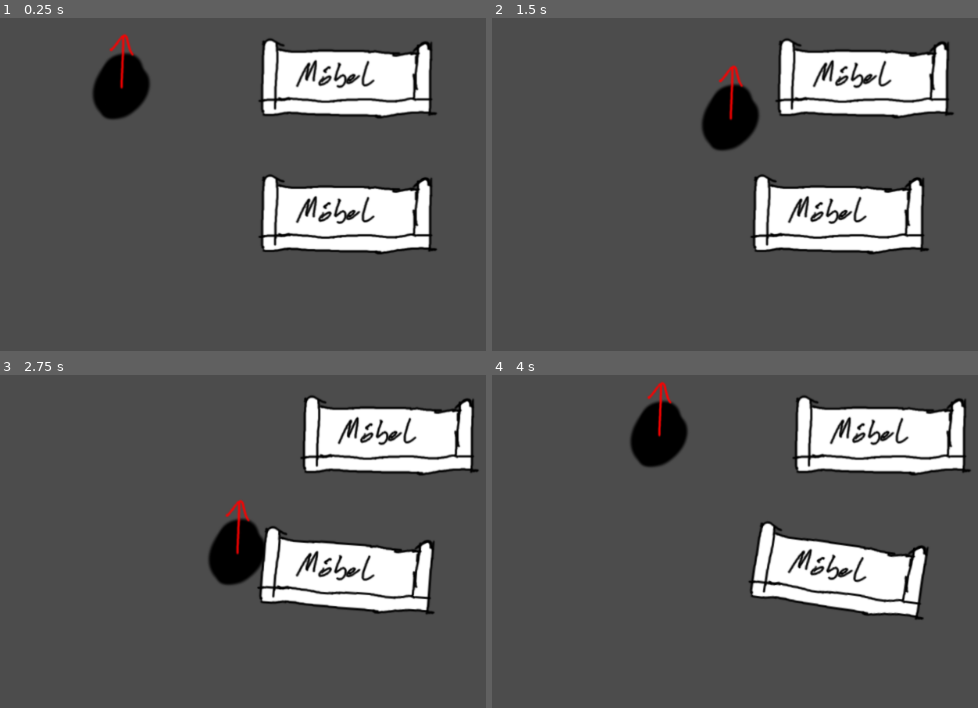
Above: before the commit, frames 1-4 (two rows, left to right).
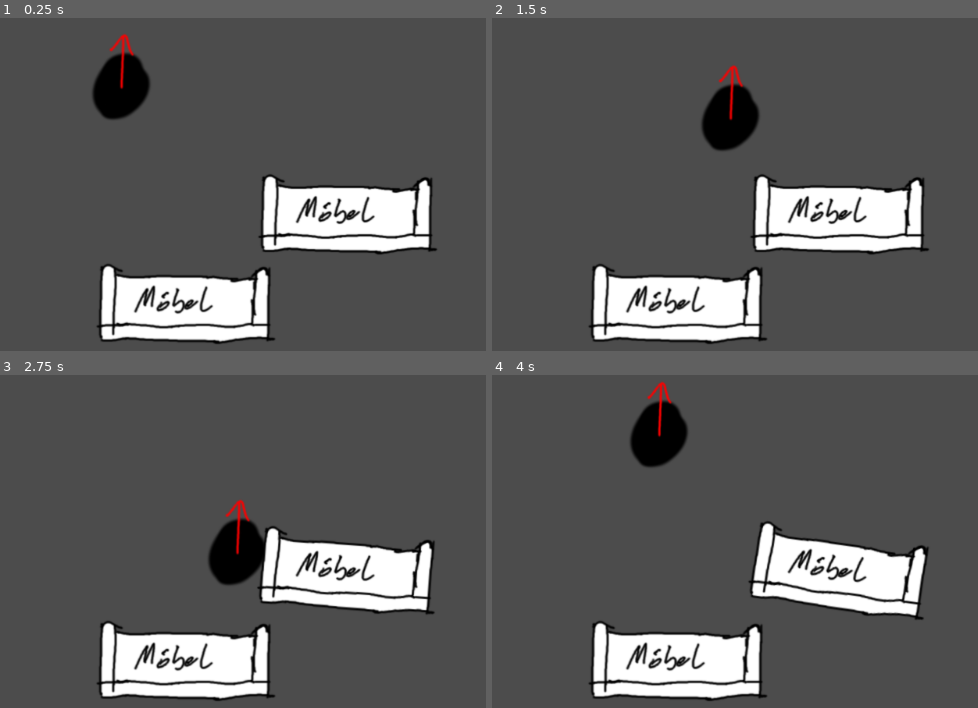
Above: after the commit, the same moments.

Repository: gingergenius/Spotify1962
Game: Godot game, scene res://game.tscn
Same seed, same stepped clock (60 frames per second), same inputs: the game is played once before the commit and once after it.
Inputs:
- Up to frame 1 (0.25 s): no input
- Up to frame 2 (1.5 s): tap Enter at 0.5 s; hold D (player_right) 0.53-1.28 s; hold Space (player_pull) 0.53-1.28 s; hold S (player_down) from 1.28 s (still down); tap Space (player_pull) at 1.35 s
- Up to frame 3 (2.75 s): release S (player_down) at 2.03 s; hold D (player_right) from 2.03 s (still down); hold Space (player_pull) from 2.03 s (still down)
- Up to frame 4 (4 s): release D (player_right) at 2.78 s; release Space (player_pull) at 2.78 s; hold W (player_up) 2.78-3.53 s; tap Space (player_pull) at 2.85 s; hold A (player_left) from 3.53 s (still down); hold Space (player_pull) from 3.53 s (still down)

The runs differ from the first frame. In frame 1, 14% of the frame differs, in the area x 19-90%, y 6-98%; in frame 2, 14%; in frame 3, 14%; in frame 4, 14%, in the area x 19-99%, y 6-98%.

Commit message:
Move furniture into separate objects

Diff:
--- a/game.tscn
+++ b/game.tscn
@@ -2,8 +2,8 @@
 
 [ext_resource path="res://scripts/player.gd" type="Script" id=1]
 [ext_resource path="res://images/player_prototype.png" type="Texture" id=2]
-[ext_resource path="res://images/furniture_placeholder.png" type="Texture" id=3]
-[ext_resource path="res://scripts/rotatable_funiture.gd" type="Script" id=4]
+[ext_resource path="res://objects/movable_funiture.tscn" type="PackedScene" id=3]
+[ext_resource path="res://objects/rotatable_furniture.tscn" type="PackedScene" id=4]
 
 [sub_resource type="CircleShape2D" id=1]
 
@@ -39,7 +39,6 @@
 
 [node name="furniture_collision_rigidbody" type="RigidBody2D" parent="player" index="2"]
 
-editor/display_folded = true
 input_pickable = false
 collision_layer = 2
 collision_mask = 1
@@ -66,61 +65,13 @@
 scale = Vector2( 1.2034, 1.2034 )
 shape = SubResource( 1 )
 
-[node name="movable_funiture" type="RigidBody2D" parent="." index="1"]
+[node name="furniture" type="Node2D" parent="." index="1"]
 
-editor/display_folded = true
-position = Vector2( 448.534, 241.819 )
-input_pickable = false
-collision_layer = 1
-collision_mask = 1
-mode = 2
-mass = 2.0
-friction = 1.0
-bounce = 0.0
-gravity_scale = 1.0
-custom_integrator = false
-continuous_cd = 0
-contacts_reported = 0
-contact_monitor = false
-sleeping = false
-can_sleep = true
-linear_velocity = Vector2( 0, 0 )
-linear_damp = 4.0
-angular_velocity = 0.0
-angular_damp = 1.0
-_sections_unfolded = [ "Angular", "Linear" ]
+[node name="movable_funiture" parent="furniture" index="0" instance=ExtResource( 3 )]
 
-[node name="CollisionPolygon2D" type="CollisionPolygon2D" parent="movable_funiture" index="0"]
+editor/display_folded = false
+position = Vector2( 241.43, 530.945 )
 
-build_mode = 0
-polygon = PoolVector2Array( -91.6995, -34.567, -96.0013, -47.831, -106.039, -46.397, -109.982, 41.0735, -107.114, 48.2432, -76.2845, 45.3753, -23.9456, 47.1678, 102.6, 43.9414, 103.675, -43.8876, 92.2038, -41.0197, 88.9774, -32.0576 )
+[node name="rotatable_furniture" parent="furniture" index="1" instance=ExtResource( 4 )]
 
-[node name="furniture_placeholder" type="Sprite" parent="movable_funiture/CollisionPolygon2D" index="0"]
-
-position = Vector2( -2.95117, -2.20528 )
-texture = ExtResource( 3 )
-
-[node name="rotatable_furniture" type="StaticBody2D" parent="." index="2"]
-
-position = Vector2( 443.399, 418.168 )
-input_pickable = false
-collision_layer = 1
-collision_mask = 1
-constant_linear_velocity = Vector2( 0, 0 )
-constant_angular_velocity = 0.0
-friction = 1.0
-bounce = 0.0
-script = ExtResource( 4 )
-player = NodePath("../player")
-MAX_PULL_DISTANCE = 200
-
-[node name="CollisionPolygon2D2" type="CollisionPolygon2D" parent="rotatable_furniture" index="0"]
-
-position = Vector2( 5.1347, -2.05295 )
-build_mode = 0
-polygon = PoolVector2Array( -91.6995, -34.567, -96.0013, -47.831, -106.039, -46.397, -109.982, 41.0735, -107.114, 48.2432, -76.2845, 45.3753, -23.9456, 47.1678, 102.6, 43.9414, 103.675, -43.8876, 92.2038, -41.0197, 88.9774, -32.0576 )
-
-[node name="furniture_placeholder" type="Sprite" parent="rotatable_furniture/CollisionPolygon2D2" index="0"]
-
-position = Vector2( -2.95117, -2.20528 )
-texture = ExtResource( 3 )
+player = NodePath("../../player")
--- /dev/null
+++ b/objects/movable_funiture.tscn
@@ -0,0 +1,37 @@
+[gd_scene load_steps=2 format=2]
+
+[ext_resource path="res://images/furniture_placeholder.png" type="Texture" id=1]
+
+[node name="movable_funiture" type="RigidBody2D"]
+
+editor/display_folded = true
+position = Vector2( 448.534, 241.819 )
+input_pickable = false
+collision_layer = 1
+collision_mask = 1
+mode = 2
+mass = 2.0
+friction = 1.0
+bounce = 0.0
+gravity_scale = 1.0
+custom_integrator = false
+continuous_cd = 0
+contacts_reported = 0
+contact_monitor = false
+sleeping = false
+can_sleep = true
+linear_velocity = Vector2( 0, 0 )
+linear_damp = 4.0
+angular_velocity = 0.0
+angular_damp = 1.0
+_sections_unfolded = [ "Angular", "Linear" ]
+
+[node name="CollisionPolygon2D" type="CollisionPolygon2D" parent="." index="0"]
+
+build_mode = 0
+polygon = PoolVector2Array( -91.6995, -34.567, -96.0013, -47.831, -106.039, -46.397, -109.982, 41.0735, -107.114, 48.2432, -76.2845, 45.3753, -23.9456, 47.1678, 102.6, 43.9414, 103.675, -43.8876, 92.2038, -41.0197, 88.9774, -32.0576 )
+
+[node name="furniture_placeholder" type="Sprite" parent="CollisionPolygon2D" index="0"]
+
+position = Vector2( -2.95117, -2.20528 )
+texture = ExtResource( 1 )
--- /dev/null
+++ b/objects/rotatable_furniture.tscn
@@ -0,0 +1,30 @@
+[gd_scene load_steps=3 format=2]
+
+[ext_resource path="res://scripts/rotatable_funiture.gd" type="Script" id=1]
+[ext_resource path="res://images/furniture_placeholder.png" type="Texture" id=2]
+
+[node name="rotatable_furniture" type="StaticBody2D"]
+
+editor/display_folded = true
+position = Vector2( 443.399, 418.168 )
+input_pickable = false
+collision_layer = 1
+collision_mask = 1
+constant_linear_velocity = Vector2( 0, 0 )
+constant_angular_velocity = 0.0
+friction = 1.0
+bounce = 0.0
+script = ExtResource( 1 )
+player = NodePath("../player")
+MAX_PULL_DISTANCE = 200
+
+[node name="CollisionPolygon2D2" type="CollisionPolygon2D" parent="." index="0"]
+
+position = Vector2( 5.1347, -2.05295 )
+build_mode = 0
+polygon = PoolVector2Array( -91.6995, -34.567, -96.0013, -47.831, -106.039, -46.397, -109.982, 41.0735, -107.114, 48.2432, -76.2845, 45.3753, -23.9456, 47.1678, 102.6, 43.9414, 103.675, -43.8876, 92.2038, -41.0197, 88.9774, -32.0576 )
+
+[node name="furniture_placeholder" type="Sprite" parent="CollisionPolygon2D2" index="0"]
+
+position = Vector2( -2.95117, -2.20528 )
+texture = ExtResource( 2 )
